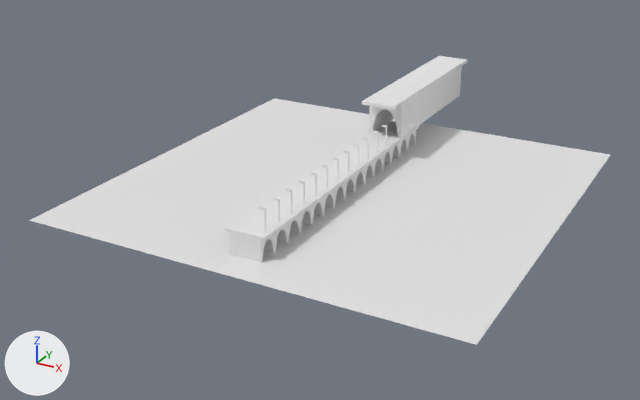
Renders of the Blender file BridgeMockup.blend from each side of a commit.
Camera for both pictures: a camera (50 mm lens) standing at (69.7, -112.5, 64.0) and looking at (-4.9, 23.2, -3.8). Every picture has the same lights, and +X, +Y and +Z are marked at lower left.

In view in the first picture: 'Archway', 'Ground', 'Lamp Post.001', 'Lamp Post.007', 'Lamp Post.010', 'Tunnel'.
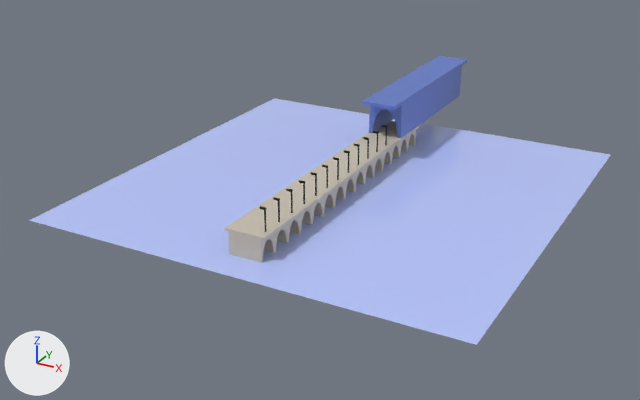
Boxes (x1, y1, x2, y2) around the edits, measured in the pictures (640 x 400 px):
'Ground', recoloured (white to blue)
    both: (29, 98, 610, 345)
'Archway', recoloured (white to grey)
    both: (225, 121, 419, 263)
'Tunnel', recoloured (white to blue)
    both: (362, 56, 467, 138)
'Lamp Post.010', recoloured
    both: (273, 197, 280, 222)
'Lamp Post.001', recoloured
    both: (299, 180, 305, 204)
'Lamp Post.002', recoloured
    both: (311, 172, 317, 196)
'Lamp Post.003', recoloured
    both: (322, 165, 328, 188)
'Lamp Post', recoloured
    both: (286, 189, 293, 213)
'Lamp Post.011', recoloured
    both: (259, 206, 266, 232)
'Lamp Post.004', recoloured
    both: (333, 157, 339, 180)
'Lamp Post.007', recoloured
    both: (363, 137, 369, 159)
'Lamp Post.009', recoloured
    both: (382, 125, 387, 146)
'Lamp Post.008', recoloured
    both: (373, 131, 379, 152)
'Lamp Post.005', recoloured
    both: (344, 150, 350, 173)
'Lamp Post.006', recoloured
    both: (354, 143, 360, 165)

Diff of the bpy script that builds the scene:
```diff
--- a/BridgeMockup.blend.py
+++ b/BridgeMockup.blend.py
@@ mat_lamps @@
+mat_lamps = diffuse_material('Lamps')
+mat_lamps.base_color = (0.0224, 0.0231, 0.0218)  # black #292a29
@@ mat_tunnel @@
+mat_tunnel = principled_material('Tunnel')
+mat_tunnel.base_color = (0.133, 0.208, 0.589)  # blue #667eca
@@ mat_bridge @@
+mat_bridge = principled_material('Bridge')
+mat_bridge.base_color = (0.589, 0.536, 0.448)  # light grey #cac1b3
@@ mat_water @@
+mat_water = principled_material('Water')
+mat_water.base_color = (0.485, 0.573, 1.0)  # blue #b9c7ff
+mat_water.roughness = 0.0425
@@ me_plane @@
 me_plane.from_pydata(...)  # 4 vertices, 1 face; spans x -1.0..1.0, y -1.0..1.0, z 0.0
+me_plane.materials.append(mat_water)  # blue #b9c7ff
@@ me_cube @@
 me_cube.from_pydata(...)  # 16 vertices, 12 faces; spans x -3.63..3.63, y -2.0..2.0, z -2.0..2.4
-me_cube.materials.append(mat_material_001)  # white #e7e7e7
+me_cube.materials.append(mat_bridge)  # light grey #cac1b3
@@ me_cube_002 @@
 me_cube_002.from_pydata(...)  # 54 vertices, 31 faces; spans x -3.63..3.63, y -2.0..2.0, z -2.0..2.4
-me_cube_002.materials.append(mat_material_001)  # white #e7e7e7
+me_cube_002.materials.append(mat_tunnel)  # blue #667eca
@@ me_cube_001 @@
 me_cube_001.from_pydata(...)  # 40 vertices, 26 faces; spans x -0.95..0.15, y -0.13..0.13, z -2.0..2.03
-me_cube_001.materials.append(mat_material_002)  # white #e7e7e7
+me_cube_001.materials.append(mat_lamps)  # black #292a29
```
